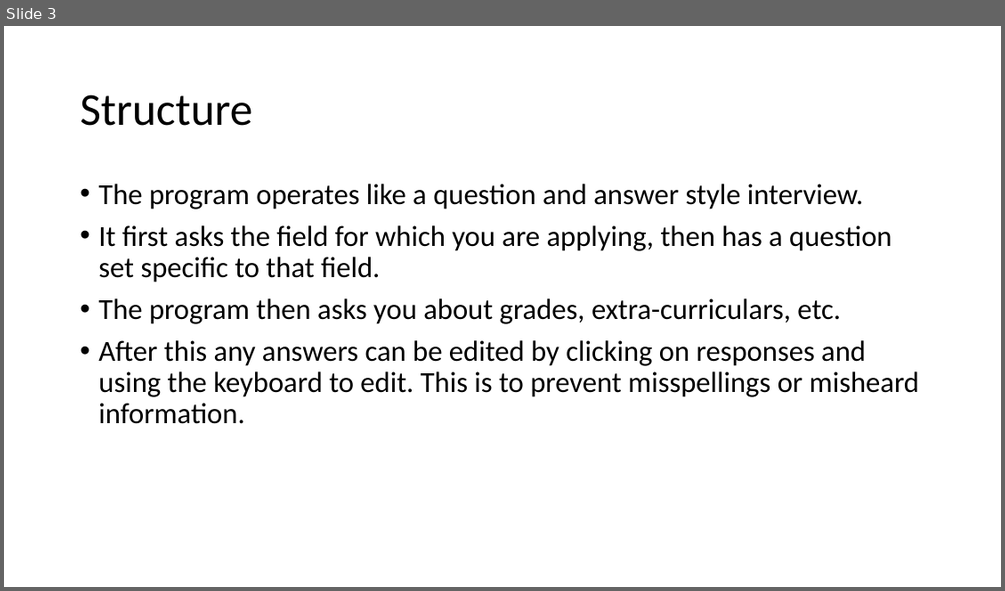
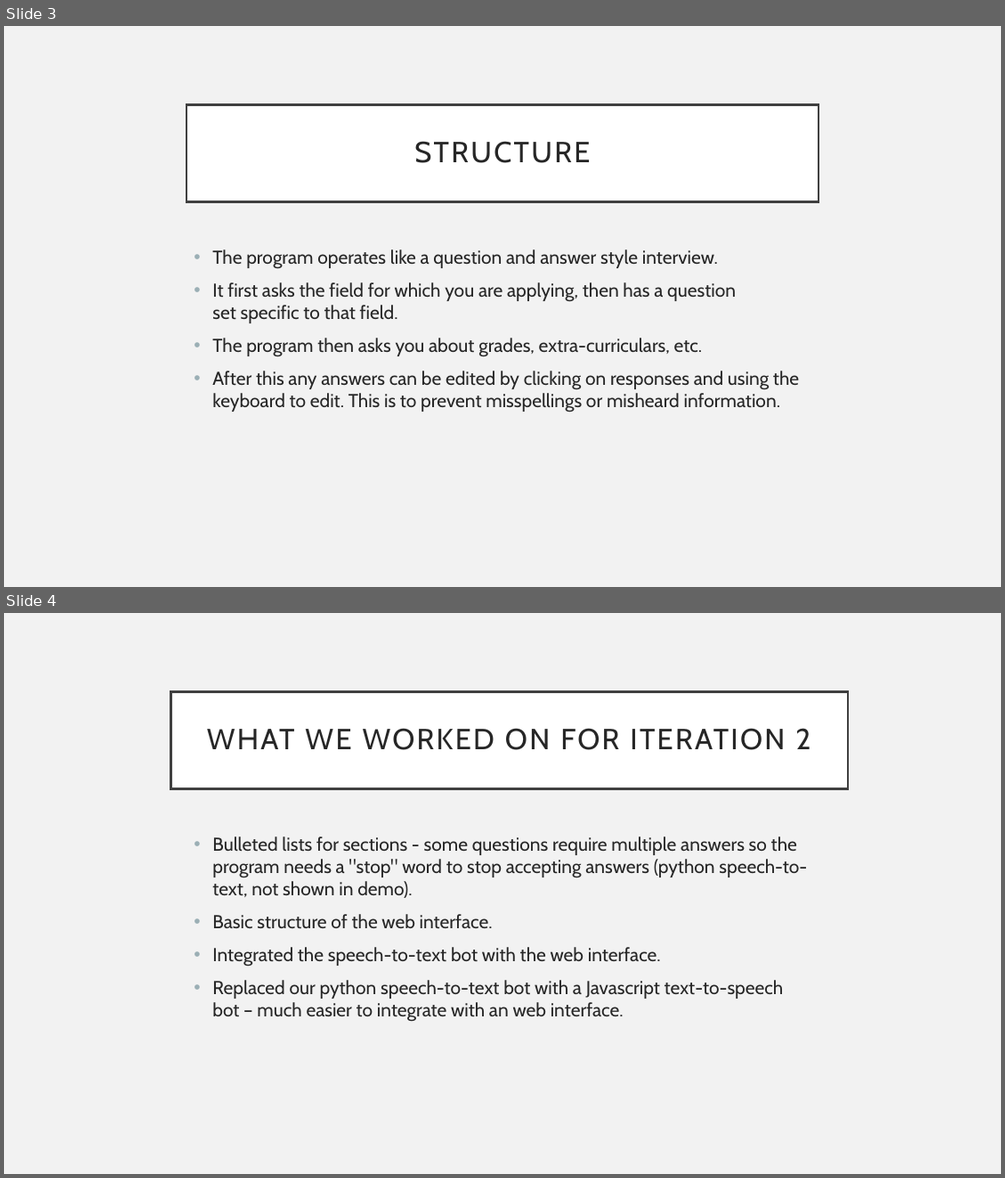
Before and after one commit to eurashin/CS498-Group8, a slide deck: Presentation.odp. Shown one above the other, each under a label of ours: slide 3 before the commit, slides 3 and 4 after it. The pictures are 1005x591 and 1005x1178 pixels, drawn with LibreOffice and Linux fonts; fonts in the diff are those of the drawing. Boxes give left, top, right and bottom in pixels: in the first picture for what was removed or moved away, otherwise in the second. Text is boxed around its words. In the diff, an @@ line names an element or a change of style, - is before the commit and + after.

```diff
--- a/Presentation.odp
+++ b/Presentation.odp
@@ slide 4 added at box(4, 613, 1001, 1174), background #F2F2F2 @@
@@ title added at box(170, 692, 849, 789), fill #FFFFFF, outline #404040 2.49 pt, 28 pt, text #262626 @@
+WHAT WE WORKED ON FOR ITERATION 2
@@ text added at box(212, 836, 807, 1022), 18 pt, text #262626 @@
+• Bulleted lists for sections - some questions require multiple answers so the program needs a "stop" word to stop accepting answers (python speech-to-text, not shown in demo).
+• Basic structure of the web interface.
+• Integrated the speech-to-text bot with the web interface.
+• Replaced our python speech-to-text bot with a Javascript text-to-speech bot – much easier to integrate with an web interface.
@@ slide 3 changed as well @@
@@ background #FFFFFF to #F2F2F2 @@
@@ title "STRUCTURE": place and size @@
-title "STRUCTURE" at box(80, 95, 252, 126)
+title "STRUCTURE" at box(186, 105, 818, 202)
@@ title "STRUCTURE" at box(186, 105, 818, 202): fill none to #FFFFFF; outline none to #404040 2.49 pt @@
@@ title at box(414, 141, 590, 163): text changed; size 44 to 28 pt; font Calibri to Cabin; text colour #000000 to #262626 @@
-Structure
+STRUCTURE
@@ text "The program operates like a ...": place and size @@
-text "The program operates like a ..." at box(98, 184, 919, 424)
+text "The program operates like a ..." at box(212, 249, 799, 412)
@@ text "The program operates like a ..." at box(212, 249, 799, 412): size 28 to 18 pt, font Calibri to Cabin, text colour #000000 to #262626; line spacing 0.9 to 1; bullet colour #000000 to #9BAFB5 @@
```
Also in this commit, not shown: 4 other slides changed.
